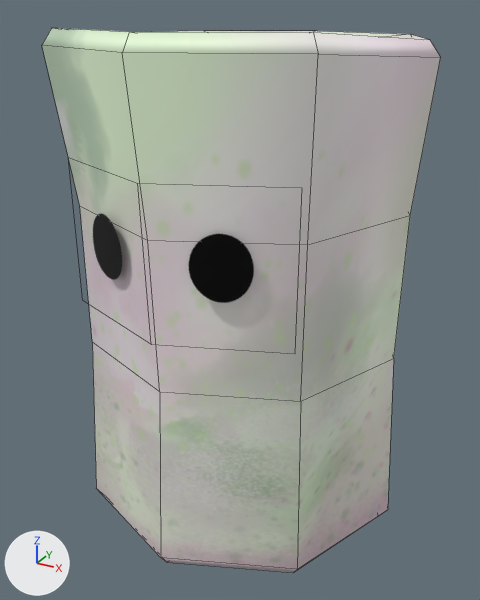
Two versions of the FBX model Videojuego Octubre 2018/Assets/06 - Pruebas/Pruebas Dani/Exportados_DaniPruebas/MalvaPegajoso_Anims.fbx, one commit apart.
The view is the same before and after, from a camera (50 mm lens) standing at (0.0267, -0.05, 0.0447) and looking at (-0.0001, -0.0013, 0.0203). The axes (+X, +Y, +Z) are drawn at lower left. The lights are the same throughout. Mesh edges are drawn as thin lines. Where no turn or scale is listed for an object, it has been applied to the vertices.

Names of what the first picture shows: 'Rigging_MalvaBasic_Ojos', 'Rigging_MalvaBasic_geo_malvaBasic'.
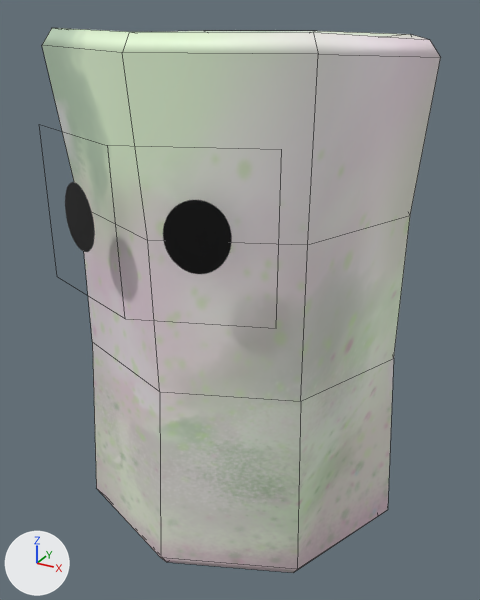
Diff of the bpy script that builds the scene:
```diff
--- a/Videojuego Octubre 2018/Assets/06 - Pruebas/Pruebas Dani/Exportados_DaniPruebas/MalvaPegajoso_Anims.fbx.py
+++ b/Videojuego Octubre 2018/Assets/06 - Pruebas/Pruebas Dani/Exportados_DaniPruebas/MalvaPegajoso_Anims.fbx.py
@@ me_mesh_001 @@
 me_mesh_001.from_pydata(...)  # 8 vertices, 2 faces; spans x -0.0103..0.0097, y -0.0143..-0.0099, z -0.0024..0.0098
 # used by ob_rigging_malvabasic_ojos; location = (0.0, -0.00073, 0.02418)
+# me_mesh_001 part 1: the whole mesh is moved by (0.0291, 0.0139, 0.0)
 me_mesh_001.materials.append(mat_rigging_malvabasic_lambert3)
@@ ob_rigging_malvabasic_ojos @@
 ob_rigging_malvabasic_ojos = bpy.data.objects.new('Rigging_MalvaBasic_Ojos', me_mesh_001)
-ob_rigging_malvabasic_ojos.location = (0.0, -0.00073, 0.02418)
+ob_rigging_malvabasic_ojos.location = (-0.02966, -0.01663, 0.02695)
```

What differs and where, as boxes (x1, y1, x2, y2) in the pictures (480 x 600 px):
'Rigging_MalvaBasic_Ojos', moved
    before: (93, 214, 254, 303)
    after: (65, 182, 232, 274)
